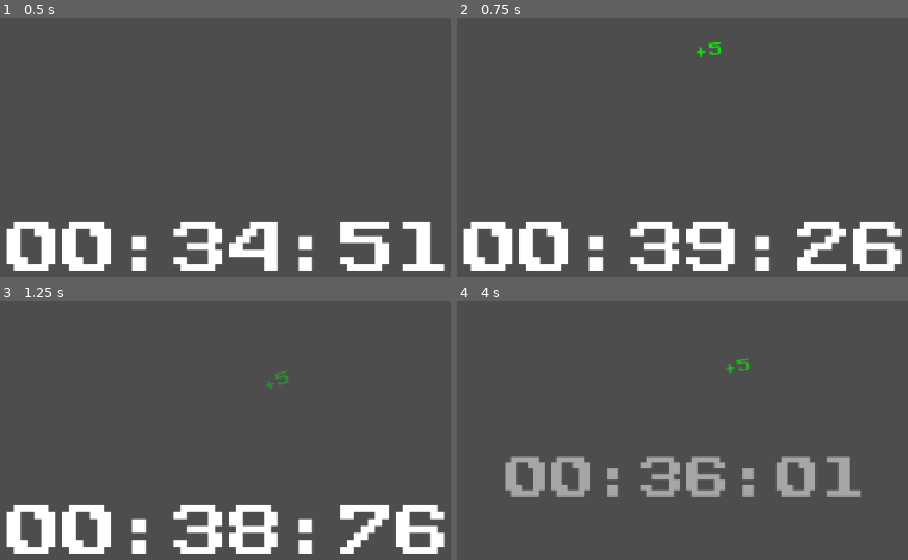
Above: before the commit, frames 1-4 (two rows, left to right).
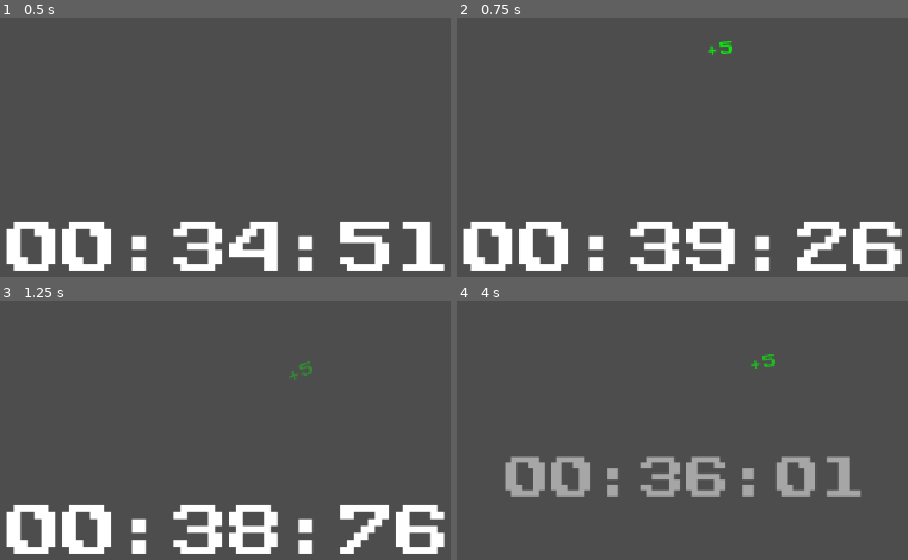
Above: after the commit, the same moments.

Repository: GameJam-NACRE/GMTK-2026
Game: Godot game, scene res://main.tscn
Same seed, same stepped clock (60 frames per second), same inputs: the game is played once before the commit and once after it.
Inputs:
- Up to frame 1 (0.5 s): no input
- Up to frame 2 (0.75 s): tap Enter at 0.5 s; tap P at 0.6 s
- Up to frame 3 (1.25 s): no input
- Up to frame 4 (4 s): tap O at 1.35, 2.85 s; tap P at 2.1, 3.6 s

Frame 1 is identical in both runs. In frame 2, 0.3% of the frame differs, in the area x 52-61%, y 8-16%; in frame 3, 0.2%; in frame 4, 0.3%, in the area x 59-71%, y 20-28%.

Commit message:
modif : animation time effect

Diff:
--- a/scenes/countdown/time_effect.tscn
+++ b/scenes/countdown/time_effect.tscn
@@ -6,7 +6,7 @@
 [node name="TimeEffect" type="Node2D" unique_id=1095217412]
 script = ExtResource("1_qsei7")
 float_height = 150.0
-arc_amplitude = 80.0
+arc_amplitude = 120.0
 min_rotation_range = -0.5
 max_rotation_range = 0.5
 
